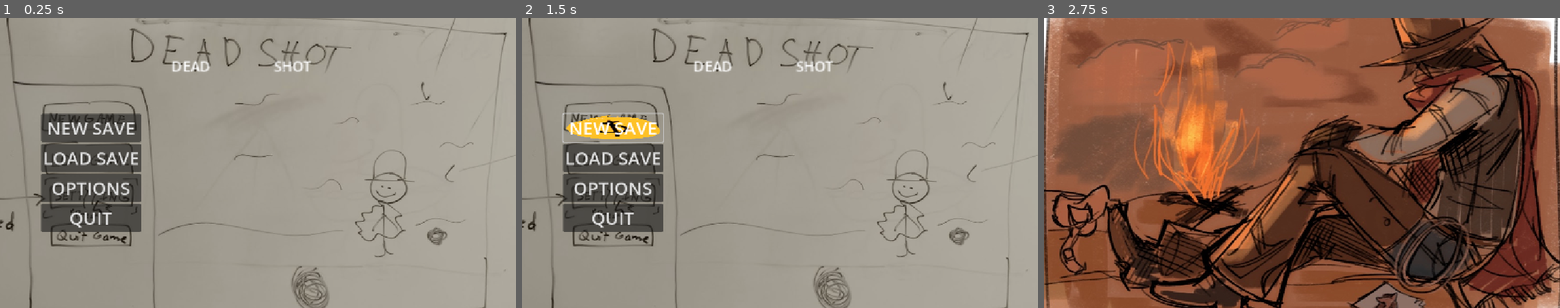
Above: before the commit, frames 1-3 (left to right).
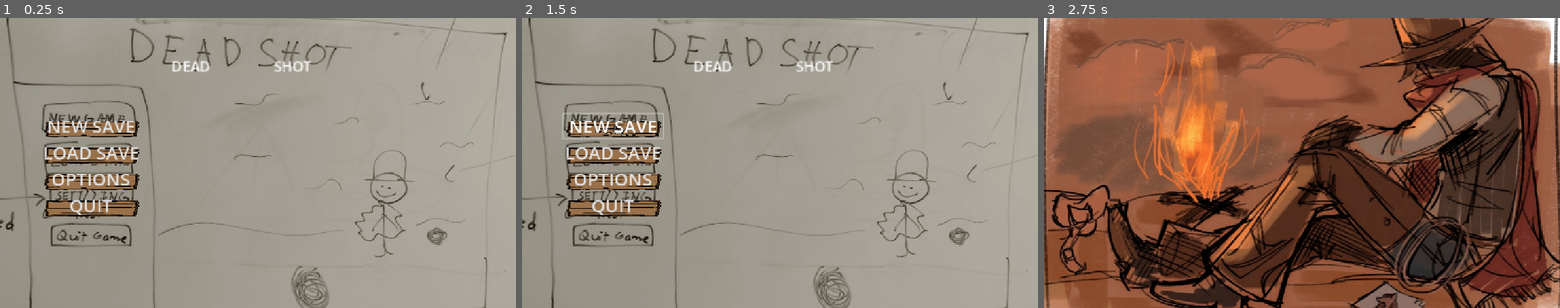
Above: after the commit, the same moments.

Repository: gmuGADIG/DEADSHOT
Game: Godot game, scene res://menu/main_menu/main_menu.tscn
Same seed, same stepped clock (60 frames per second), same inputs: the game is played once before the commit and once after it. The engine's default icon, where the game draws it, is replaced by a stand-in: a white triangle on a blue panel in a dark square. Sound files missing from this copy of the repository are replaced by a short silence.
Inputs (mouse positions are in pixels of both pictures, inside the frame that each line leads up to):
- Up to frame 1 (0.25 s): no input
- Up to frame 2 (1.5 s): tap Enter at 0.5 s; move the mouse to (893, 148) at 0.52 s; press the mouse at (893, 148) at 0.53 s; hold D (move_right) 0.53-1.25 s; release the mouse at (893, 148) at 1.25 s; click "NEW SAVE" at 1.25 s
- Up to frame 3 (2.75 s): move the mouse to (1198, 177) at 2.02 s; hold S (move_down) from 2.03 s (still down); tap E (interact) at 2.1 s

The runs differ from the first frame. In frame 1, 7.3% of the frame differs, in the area x 7-28%, y 32-74%; in frame 2, 6.7%; in frame 3, nothing differs.

Commit message:
Added button art to the ui theme

Diff:
--- a/temp_art/rough_drafts/ui_theme.tres
+++ b/temp_art/rough_drafts/ui_theme.tres
@@ -1,14 +1,18 @@
-[gd_resource type="Theme" load_steps=5 format=3 uid="uid://cbhjnihlejbf6"]
+[gd_resource type="Theme" load_steps=6 format=3 uid="uid://cbhjnihlejbf6"]
 
-[ext_resource type="Texture2D" uid="uid://bwm425xkr0vcy" path="res://temp_art/icon.svg" id="1_gikp6"]
-[ext_resource type="Texture2D" uid="uid://sxaysn4gqoxo" path="res://temp_art/gartic/coin.png" id="2_a43qx"]
+[ext_resource type="Texture2D" uid="uid://lwqkmtyly4uq" path="res://menu/main_menu/non_shot.png" id="1_2pgop"]
+[ext_resource type="Texture2D" uid="uid://70nvlv43j31f" path="res://menu/main_menu/shot.png" id="2_2pgop"]
 
 [sub_resource type="StyleBoxTexture" id="StyleBoxTexture_a43qx"]
-texture = ExtResource("1_gikp6")
+texture = ExtResource("1_2pgop")
+
+[sub_resource type="StyleBoxTexture" id="StyleBoxTexture_gpfoj"]
+texture = ExtResource("1_2pgop")
 
 [sub_resource type="StyleBoxTexture" id="StyleBoxTexture_1rmgx"]
-texture = ExtResource("2_a43qx")
+texture = ExtResource("2_2pgop")
 
 [resource]
 Button/styles/hover = SubResource("StyleBoxTexture_a43qx")
+Button/styles/normal = SubResource("StyleBoxTexture_gpfoj")
 Button/styles/pressed = SubResource("StyleBoxTexture_1rmgx")
Not shown: 2 places in menu/main_menu/main_menu.tscn that only renumber resources
Binary file added: menu/main_menu/non_shot.png
Not shown, added: menu/main_menu/non_shot.png.import
Binary file added: menu/main_menu/shot.png
Not shown, added: menu/main_menu/shot.png.import
